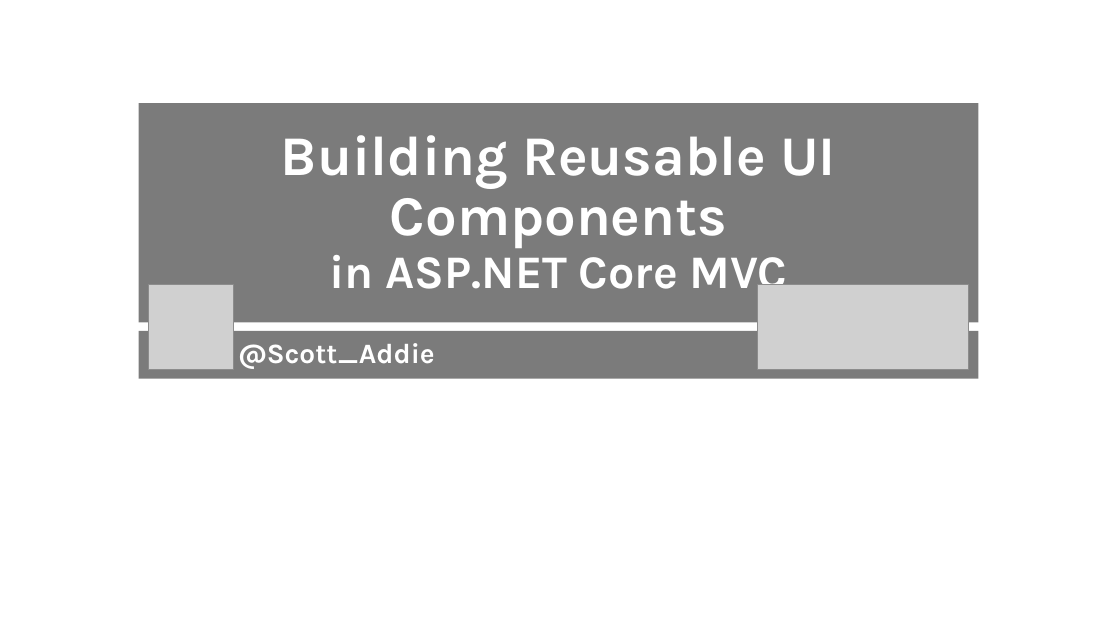
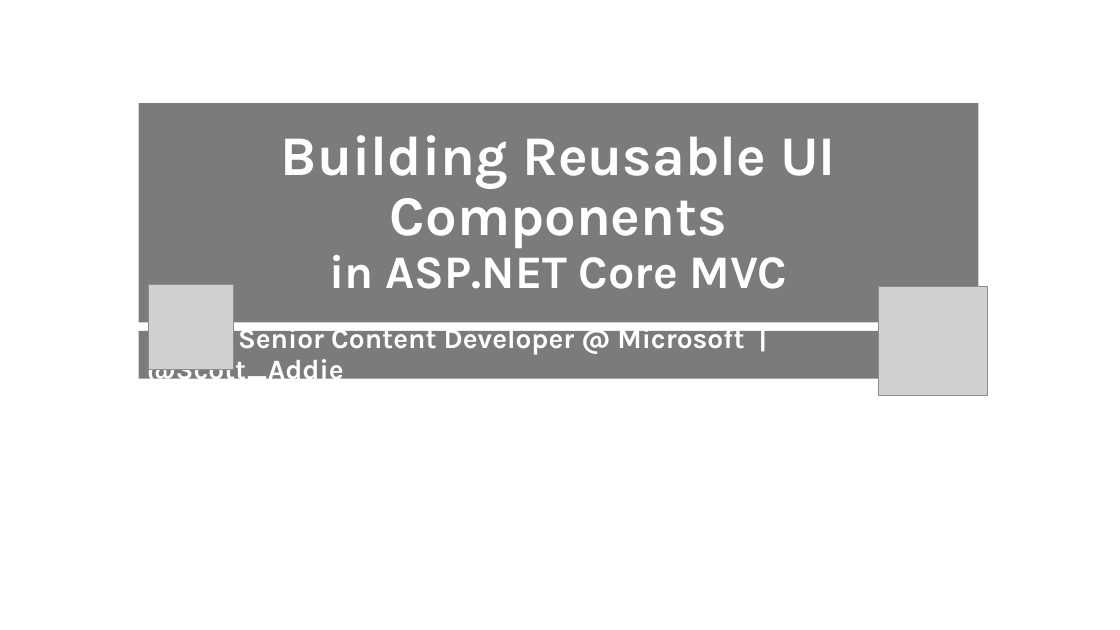
Before and after one commit to scottaddie/slide-decks, a slide deck: slide 1 of Building Reusable UI Components in ASP.NET Core MVC.pptx. Drawn at 1120x630 pixels with LibreOffice and Linux fonts; fonts in the diff are those of the drawing; grey boxes stand for pictures; background and template pictures are left out. Boxes give left, top, right and bottom in pixels: in the first picture for what was removed or moved away, otherwise in the second. Text is boxed around its words. In the diff, an @@ line names an element or a change of style, - is before the commit and + after.

Commit message:
Update title slide

```diff
--- a/Building Reusable UI Components in ASP.NET Core MVC.pptx
+++ b/Building Reusable UI Components in ASP.NET Core MVC.pptx
@@ picture removed at (758, 284, 968, 369) @@
@@ picture added at (878, 287, 987, 396) @@
@@ subtitle at (147, 323, 744, 385): text changed @@
-@Scott_Addie
+Senior Content Developer @ Microsoft | @Scott_Addie
```
